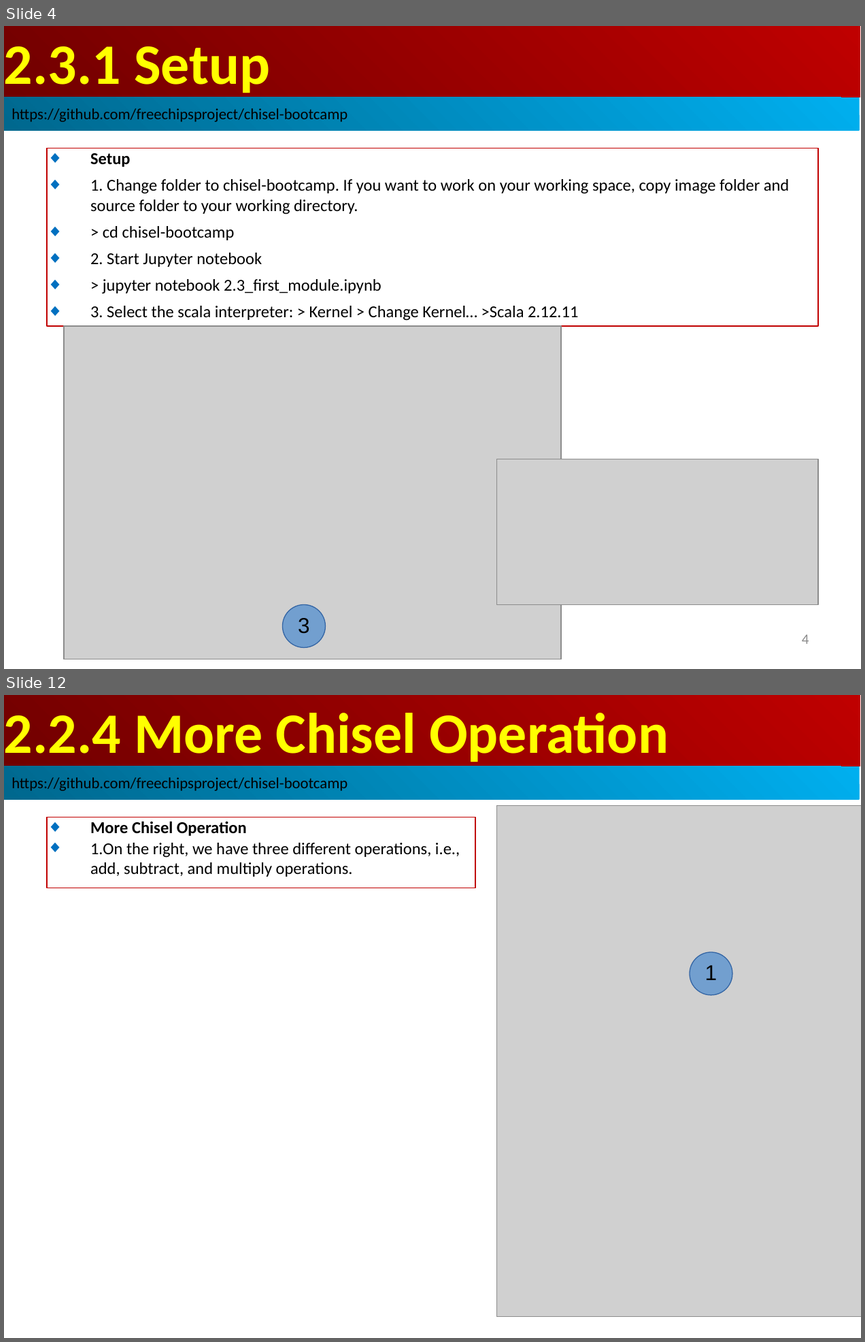
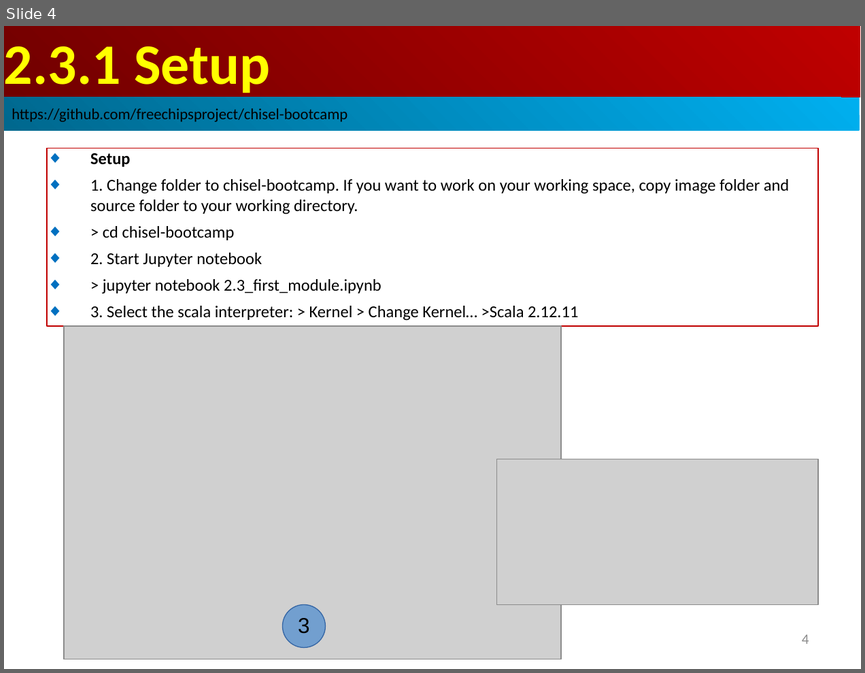
Before and after one commit to peterhchen/AIU_CS800_Chisel, a slide deck: 300_UCB_BC/002.3_Control_Flow/000_Video/002.3_Control_Flow.ppt. Shown one above the other, each under a label of ours: slides 4 and 12 before the commit, slide 4 after it; the slides between them are not shown. The pictures are 865x1342 and 865x673 pixels, drawn with LibreOffice and Linux fonts; fonts in the diff are those of the drawing; grey boxes stand for pictures. Boxes give left, top, right and bottom in pixels: in the first picture for what was removed or moved away, otherwise in the second. Text is boxed around its words. In the diff, an @@ line names an element or a change of style, - is before the commit and + after.

```diff
--- a/300_UCB_BC/002.3_Control_Flow/000_Video/002.3_Control_Flow.ppt
+++ b/300_UCB_BC/002.3_Control_Flow/000_Video/002.3_Control_Flow.ppt
@@ slide 12 removed at box(4, 695, 861, 1338), background #FFFFFF @@
@@ rectangle removed at box(4, 695, 860, 766) @@
-2.2.4 More Chisel Operation
@@ rectangle removed at box(4, 766, 859, 800) @@
-https://github.com/freechipsproject/chisel-bootcamp
@@ rectangle removed at box(47, 817, 475, 888) @@
-◆ More Chisel Operation
-◆ 1.On the right, we have three different operations, i.e., add, subtract, and multiply operations.
@@ picture removed at box(496, 806, 861, 1317) @@
@@ ellipse removed at box(689, 952, 732, 995) @@
-1
@@ page number removed at box(794, 1316, 808, 1317) @@
-12
```
Also in this commit, not shown: 8 slides changed, 17 slides added, 16 other slides removed.
